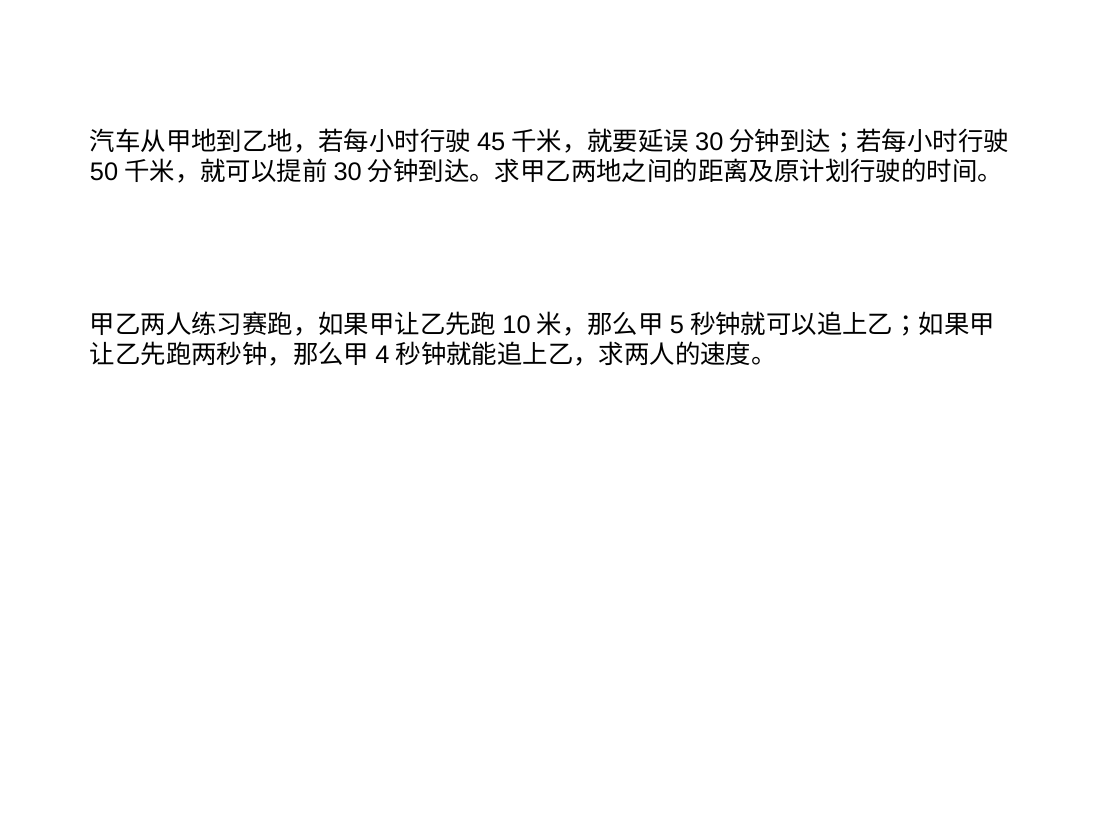
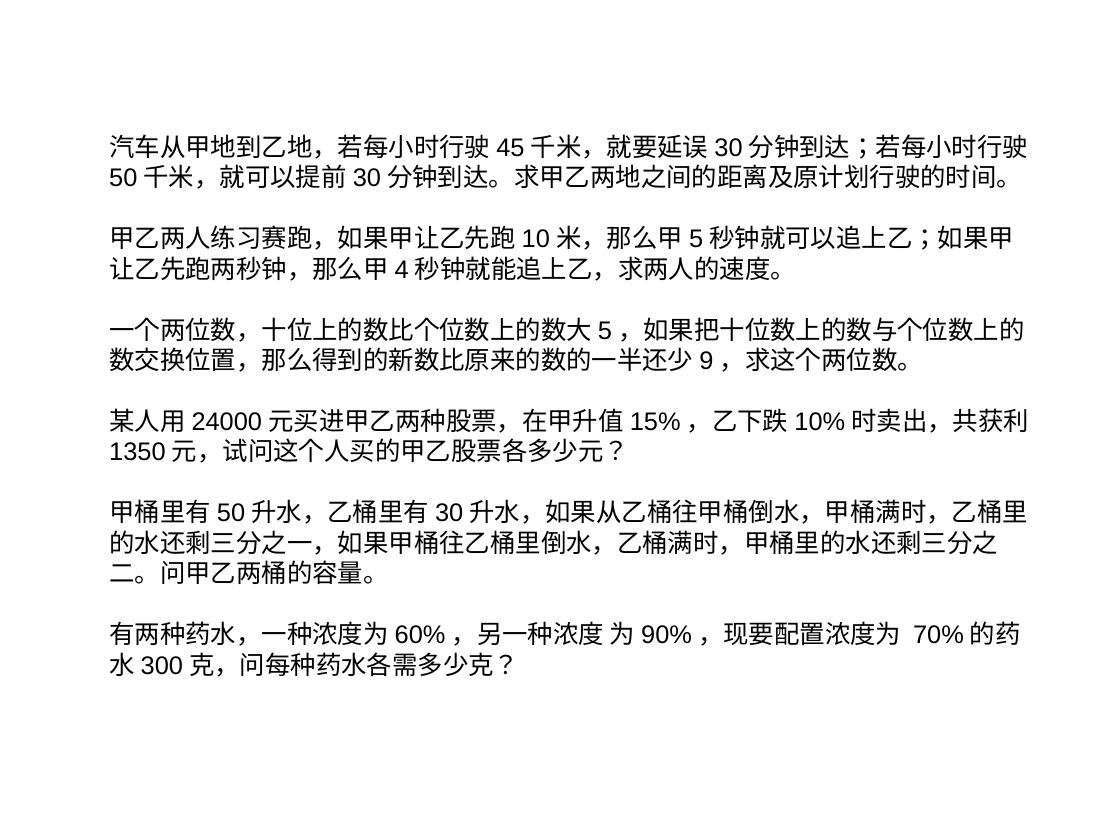
Before and after one commit to ericzhang/english-math, a slide deck: slide 1 of 2025-03-23/formula.odp. Drawn at 1120x840 pixels with LibreOffice and Linux fonts; fonts in the diff are those of the drawing. Boxes give left, top, right and bottom in pixels: in the first picture for what was removed or moved away, otherwise in the second. Text is boxed around its words. In the diff, an @@ line names an element or a change of style, - is before the commit and + after.

Commit message:
updated

```diff
--- a/2025-03-23/formula.odp
+++ b/2025-03-23/formula.odp
@@ text "汽车从甲地到乙地，若每小时行驶45千米，就要延误30分钟到达；若每小时行驶50千米，就可以提前30分钟到达。求甲乙两地之 ...": place and size @@
-text "汽车从甲地到乙地，若每小时行驶45千米，就要延误30分钟到达；若每小时行驶50千米，就可以提前30分钟到达。求甲乙两地之 ..." at box(90, 128, 1009, 366)
+text "汽车从甲地到乙地，若每小时行驶45千米，就要延误30分钟到达；若每小时行驶50千米，就可以提前30分钟到达。求甲乙两地之 ..." at box(109, 134, 1029, 677)
@@ text at box(109, 317, 1029, 677): paragraphs added @@
+一个两位数，十位上的数比个位数上的数大5，如果把十位数上的数与个位数上的数交换位置，那么得到的新数比原来的数的一半还少9，求这个两位数。
+某人用24000元买进甲乙两种股票，在甲升值15%，乙下跌10%时卖出，共获利1350元，试问这个人买的甲乙股票各多少元？
+甲桶里有50升水，乙桶里有30升水，如果从乙桶往甲桶倒水，甲桶满时，乙桶里的水还剩三分之一，如果甲桶往乙桶里倒水，乙桶满时，甲桶里的水还剩三分之二。问甲乙两桶的容量。
+有两种药水，一种浓度为60%，另一种浓度 为90%，现要配置浓度为 70%的药水300克，问每种药水各需多少克？
```
